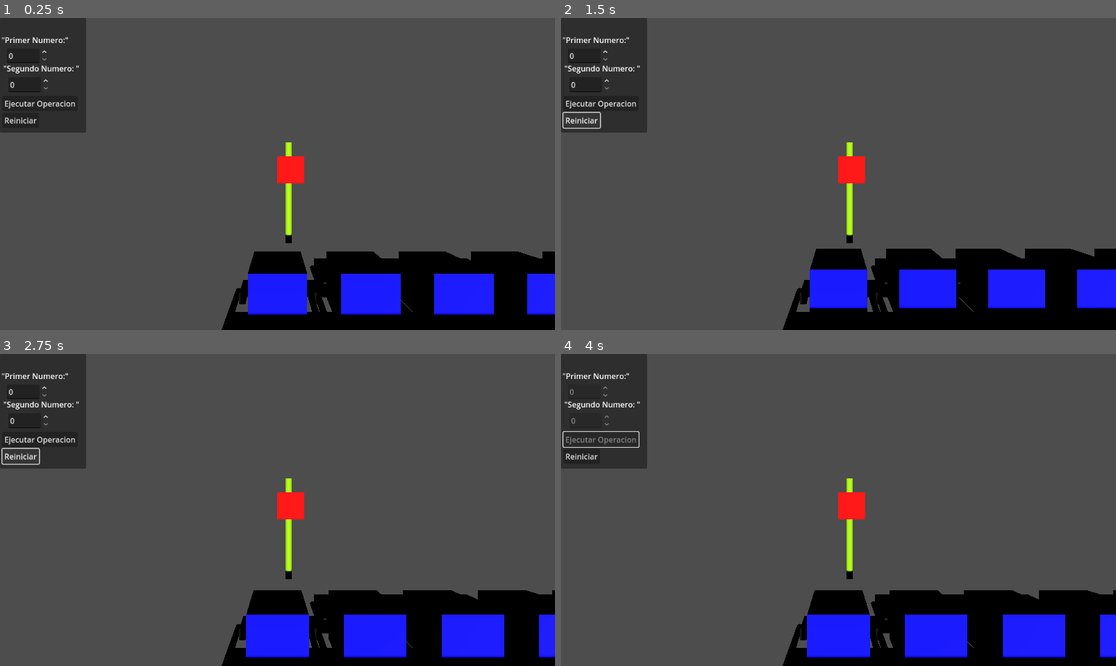
Above: before the commit, frames 1-4 (two rows, left to right).
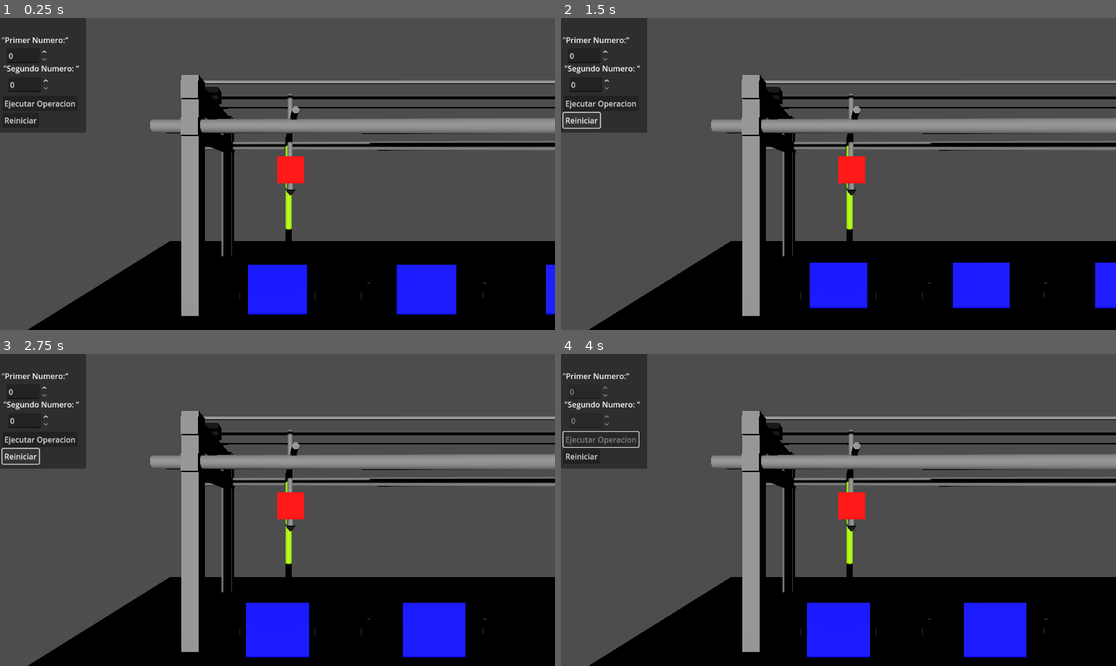
Above: after the commit, the same moments.

Repository: PA1IN/maquina_turing
Game: Godot game, scene res://Escenas/main.tscn
The game is run twice, just before and just after one commit, with the same random seed, the same clock (stepped at 60 frames per second) and the same inputs.
Inputs (mouse positions are in pixels of both pictures, inside the frame that each line leads up to):
- Up to frame 1 (0.25 s): no input
- Up to frame 2 (1.5 s): click "Reiniciar" at 0.5 s; click "Reiniciar" at 1.25 s
- Up to frame 3 (2.75 s): click "Reiniciar" at 2 s
- Up to frame 4 (4 s): click "Ejecutar Operacion" at 2.75 s; tap Enter at 3.5 s; move the mouse to (960, 494) at 3.52 s; click (960, 494) at 3.67 s

The runs differ from the first frame. In frame 1, 23% of the frame differs, in the area x 5-100%, y 18-100%; in frame 2, 22%; in frame 3, 24%; in frame 4, 24%.

Commit message:
Correccion de errores

Diff:
--- a/Escenas/celda.tscn
+++ b/Escenas/celda.tscn
@@ -88,7 +88,7 @@
 transform = Transform3D(1, 0, 0, 0, 1, 0, 0, 0, 1, 0, -0.5, -1.0682657)
 
 [node name="BasePala" type="MeshInstance3D" parent="SistemaPala/PivotePrincipal"]
-transform = Transform3D(1.4, 0, 0, 0, 1, 0, 0, 0, 1, 0, 0, 2.0243306)
+transform = Transform3D(1.4, 0, 0, 0, 1, 0, 0, 0, 1, 0, 0, 1.410481)
 mesh = SubResource("PlaneMesh_xcwkc")
 
 [node name="CuerpoFisico" type="AnimatableBody3D" parent="SistemaPala/PivotePrincipal/BasePala"]
@@ -107,7 +107,7 @@
 mesh = SubResource("CylinderMesh_t17ur")
 
 [node name="RespaldoPala" type="MeshInstance3D" parent="SistemaPala/PivotePrincipal"]
-transform = Transform3D(1.2, 0, 0, 0, -1.3113417e-08, -0.3, 0, 0.3, -1.3113417e-08, 0, 0.05367565, 3.020046)
+transform = Transform3D(1.2, 0, 0, 0, -1.3113417e-08, -0.3, 0, 0.3, -1.3113417e-08, 0, 0.05367565, 2.4061964)
 mesh = SubResource("PlaneMesh_npqup")
 surface_material_override/0 = SubResource("StandardMaterial3D_hi7sx")
 
--- a/Escenas/main.tscn
+++ b/Escenas/main.tscn
@@ -22,6 +22,77 @@
 
 [sub_resource type="StandardMaterial3D" id="StandardMaterial3D_2ia52"]
 albedo_color = Color(0, 0, 0, 1)
+
+[sub_resource type="CylinderMesh" id="CylinderMesh_7xwpo"]
+top_radius = 0.1
+bottom_radius = 0.1
+height = 2.5
+
+[sub_resource type="CylinderMesh" id="CylinderMesh_2ia52"]
+top_radius = 0.1
+bottom_radius = 0.1
+height = 5.0
+
+[sub_resource type="CylinderMesh" id="CylinderMesh_crgrh"]
+top_radius = 0.1
+bottom_radius = 0.1
+height = 1.0
+
+[sub_resource type="CylinderMesh" id="CylinderMesh_s2ilj"]
+top_radius = 0.05
+bottom_radius = 0.2
+height = 0.2
+
+[sub_resource type="StandardMaterial3D" id="StandardMaterial3D_ktoa8"]
+albedo_color = Color(0, 0, 0, 1)
+
+[sub_resource type="CylinderMesh" id="CylinderMesh_1md0r"]
+top_radius = 0.1
+bottom_radius = 0.1
+height = 1.0
+
+[sub_resource type="CylinderMesh" id="CylinderMesh_n3qho"]
+top_radius = 0.05
+bottom_radius = 0.2
+height = 0.2
+
+[sub_resource type="StandardMaterial3D" id="StandardMaterial3D_l8mww"]
+albedo_color = Color(0.33999997, 0.87899995, 1, 1)
+
+[sub_resource type="BoxMesh" id="BoxMesh_2ia52"]
+
+[sub_resource type="StandardMaterial3D" id="StandardMaterial3D_crgrh"]
+albedo_color = Color(0.3724035, 0.3724035, 0.3724035, 1)
+
+[sub_resource type="CylinderMesh" id="CylinderMesh_0kh0y"]
+top_radius = 0.2
+height = 86.0
+
+[sub_resource type="BoxMesh" id="BoxMesh_crgrh"]
+
+[sub_resource type="StandardMaterial3D" id="StandardMaterial3D_7xwpo"]
+albedo_color = Color(0, 0, 0, 1)
+
+[sub_resource type="StandardMaterial3D" id="StandardMaterial3D_s2ilj"]
+albedo_color = Color(0, 0, 0, 1)
+
+[sub_resource type="BoxMesh" id="BoxMesh_s2ilj"]
+
+[sub_resource type="BoxMesh" id="BoxMesh_ktoa8"]
+size = Vector3(0.5, 7, 0.5)
+
+[sub_resource type="BoxMesh" id="BoxMesh_1md0r"]
+
+[sub_resource type="StandardMaterial3D" id="StandardMaterial3D_n3qho"]
+albedo_color = Color(1.7567725e-06, 0.29717636, 0.38092178, 1)
+
+[sub_resource type="BoxMesh" id="BoxMesh_l8mww"]
+
+[sub_resource type="BoxMesh" id="BoxMesh_n3qho"]
+size = Vector3(0.5, 5, 0.5)
+
+[sub_resource type="BoxMesh" id="BoxMesh_b1m0k"]
+size = Vector3(0.5, 5, 0.5)
 
 [node name="Main" type="Node3D"]
 script = ExtResource("1_vt1rs")
@@ -59,6 +130,32 @@
 transform = Transform3D(0.009895825, 0, 0.19998792, 0, 0.4, 0, -0.89994556, 0, 0.0021990722, -0.23869562, 1.4245462, -3.861729)
 mesh = SubResource("BoxMesh_7xwpo")
 surface_material_override/0 = SubResource("StandardMaterial3D_2ia52")
+
+[node name="Soporte1" type="MeshInstance3D" parent="Cabezal"]
+transform = Transform3D(1, 0, 0, 0, 1, 0, 0, 0, 1, 0, 2.957862, -3.016489)
+mesh = SubResource("CylinderMesh_7xwpo")
+
+[node name="Soporte2" type="MeshInstance3D" parent="Cabezal"]
+transform = Transform3D(1, 0, 0, 0, -4.371139e-08, -1, 0, 1, -4.371139e-08, 0, 2.8134737, -2.988109)
+mesh = SubResource("CylinderMesh_2ia52")
+
+[node name="Sensor1" type="MeshInstance3D" parent="Cabezal"]
+transform = Transform3D(1, 0, 0, 0, 1, 0, 0, 0, 1, 0, 0.8604243, -2.6623065)
+mesh = SubResource("CylinderMesh_crgrh")
+
+[node name="Cabeza1" type="MeshInstance3D" parent="Cabezal/Sensor1"]
+transform = Transform3D(1, 0, 0, 0, -0.99999994, 8.742277e-08, 0, -8.742277e-08, -0.99999994, 0, -0.5130074, 0)
+mesh = SubResource("CylinderMesh_s2ilj")
+surface_material_override/0 = SubResource("StandardMaterial3D_ktoa8")
+
+[node name="Sensor2" type="MeshInstance3D" parent="Cabezal"]
+transform = Transform3D(1, 0, 0, 0, 1, 0, 0, 0, 1, 0, 0.8608017, -3.28)
+mesh = SubResource("CylinderMesh_1md0r")
+
+[node name="Cabeza2" type="MeshInstance3D" parent="Cabezal/Sensor2"]
+transform = Transform3D(1, 0, 0, 0, -1, 8.742278e-08, 0, -8.742278e-08, -1, 0, -0.513, 0)
+mesh = SubResource("CylinderMesh_n3qho")
+surface_material_override/0 = SubResource("StandardMaterial3D_l8mww")
 
 [node name="Cinta" type="Node3D" parent="."]
 
@@ -134,3 +231,84 @@
 
 [node name="Celda2" parent="Celda2" instance=ExtResource("1_6lbni")]
 transform = Transform3D(1, 0, 0, 0, 1, 0, 0, 0, 1, 3.0510793, 0, 0.33319807)
+
+[node name="EstructuraMaquina" type="Node3D" parent="."]
+transform = Transform3D(1, 0, 0, 0, 1, 0, 0, 0, 1, 0, -2, 0)
+
+[node name="BasePrincipal" type="MeshInstance3D" parent="EstructuraMaquina"]
+transform = Transform3D(90, 0, 0, 0, 0.5, 0, 0, 0, 10, 38.089886, 1.4438267, 0)
+mesh = SubResource("BoxMesh_2ia52")
+surface_material_override/0 = SubResource("StandardMaterial3D_crgrh")
+
+[node name="RielTrasero" type="MeshInstance3D" parent="EstructuraMaquina"]
+transform = Transform3D(-4.371139e-08, -1, 0, 1, -4.371139e-08, 0, 0, 0, 1, 39.27136, 7.442019, -2.4080489)
+mesh = SubResource("CylinderMesh_0kh0y")
+
+[node name="RielDelantero" type="MeshInstance3D" parent="EstructuraMaquina"]
+transform = Transform3D(-4.371139e-08, -1, 0, 1, -4.371139e-08, 0, 0, 0, 1, 39.27136, 7.442019, 1.8672163)
+mesh = SubResource("CylinderMesh_0kh0y")
+
+[node name="MotorIzquierda" type="MeshInstance3D" parent="EstructuraMaquina"]
+transform = Transform3D(0.5, 0, 0, 0, 0.5, 0, 0, 0, 0.5, -2.5187998, 9.070257, 0)
+mesh = SubResource("BoxMesh_crgrh")
+surface_material_override/0 = SubResource("StandardMaterial3D_7xwpo")
+
+[node name="MotorDerecho" type="MeshInstance3D" parent="EstructuraMaquina"]
+transform = Transform3D(0.5, 0, 0, 0, 0.5, 0, 0, 0, 0.5, 81.53467, 8.998092, 0)
+mesh = SubResource("BoxMesh_crgrh")
+surface_material_override/0 = SubResource("StandardMaterial3D_s2ilj")
+
+[node name="Correa" type="MeshInstance3D" parent="EstructuraMaquina"]
+transform = Transform3D(85, 0, 0, 0, 0.1, 0, 0, 0, 0.05, 39.27136, 9.053007, -0.14018726)
+mesh = SubResource("BoxMesh_s2ilj")
+
+[node name="Correa2" type="MeshInstance3D" parent="EstructuraMaquina"]
+transform = Transform3D(85, 0, 0, 0, 0.1, 0, 0, 0, 0.05, 39.27136, 9.053007, -1.3993902)
+mesh = SubResource("BoxMesh_s2ilj")
+
+[node name="Correa3" type="MeshInstance3D" parent="EstructuraMaquina"]
+transform = Transform3D(85, 0, 0, 0, 0.1, 0, 0, 0, 0.05, 39.27136, 9.053007, 1.2260695)
+mesh = SubResource("BoxMesh_s2ilj")
+
+[node name="Pilar1" type="MeshInstance3D" parent="EstructuraMaquina"]
+transform = Transform3D(1, 0, 0, 0, 1, 0, 0, 0, 1, -2.5377471, 5.382713, -2.3939753)
+mesh = SubResource("BoxMesh_ktoa8")
+
+[node name="Pilar2" type="MeshInstance3D" parent="EstructuraMaquina"]
+transform = Transform3D(1, 0, 0, 0, 1, 0, 0, 0, 1, -2.5377471, 5.382713, 1.8483732)
+mesh = SubResource("BoxMesh_ktoa8")
+
+[node name="Pilar3" type="MeshInstance3D" parent="EstructuraMaquina"]
+transform = Transform3D(1, 0, 0, 0, 1, 0, 0, 0, 1, 81.88885, 5.382713, -2.3939753)
+mesh = SubResource("BoxMesh_ktoa8")
+
+[node name="Pilar4" type="MeshInstance3D" parent="EstructuraMaquina"]
+transform = Transform3D(1, 0, 0, 0, 1, 0, 0, 0, 1, 81.88885, 5.382713, 1.8483732)
+mesh = SubResource("BoxMesh_ktoa8")
+
+[node name="Electronica" type="Node3D" parent="EstructuraMaquina"]
+
+[node name="Arduino" type="MeshInstance3D" parent="EstructuraMaquina/Electronica"]
+transform = Transform3D(1, 0, 0, 0, 0.1, 0, 0, 0, 1.5, -4.769672, 1.7440357, 4.2189236)
+mesh = SubResource("BoxMesh_1md0r")
+surface_material_override/0 = SubResource("StandardMaterial3D_n3qho")
+
+[node name="Protoboard" type="MeshInstance3D" parent="EstructuraMaquina/Electronica"]
+transform = Transform3D(2, 0, 0, 0, 0.2, 0, 0, 0, 1, -2.8124862, 1.7765882, 4.397275)
+mesh = SubResource("BoxMesh_l8mww")
+
+[node name="Pilar5" type="MeshInstance3D" parent="EstructuraMaquina"]
+transform = Transform3D(1, 0, 0, 0, -4.371139e-08, -1, 0, 1, -4.371139e-08, 81.8085, 7.3572974, -0.1884327)
+mesh = SubResource("BoxMesh_n3qho")
+
+[node name="Pilar7" type="MeshInstance3D" parent="EstructuraMaquina"]
+transform = Transform3D(1, 0, 0, 0, -4.371139e-08, -1, 0, 1, -4.371139e-08, 81.8875, 8.5554905, -0.2847278)
+mesh = SubResource("BoxMesh_n3qho")
+
+[node name="Pilar6" type="MeshInstance3D" parent="EstructuraMaquina"]
+transform = Transform3D(1, 0, 0, 0, -4.371139e-08, -1, 0, 1, -4.371139e-08, -2.5108404, 7.3572974, -0.27486002)
+mesh = SubResource("BoxMesh_b1m0k")
+
+[node name="Pilar8" type="MeshInstance3D" parent="EstructuraMaquina"]
+transform = Transform3D(1, 0, 0, 0, -4.371139e-08, -1, 0, 1, -4.371139e-08, -2.5108404, 8.420202, -0.27486002)
+mesh = SubResource("BoxMesh_b1m0k")
--- a/Scripts/celda.gd
+++ b/Scripts/celda.gd
@@ -6,7 +6,7 @@
 @onready var tapa = $Tapa
 
 var altura_cinta = 1
-var altura_pala = 0.5
+var altura_pala = 0.8
 
 
 func set_valor(nuevo_valor: int):
--- a/Scripts/main.gd
+++ b/Scripts/main.gd
@@ -13,7 +13,7 @@
 @onready var btn_reset = $CanvasLayer/Control/Panel/BotonReset
 
 # --- VARIABLES DE CONFIGURACIÓN ---
-var separacion_celdas = 2.5  # Distancia física entre bloques
+var separacion_celdas = 4.0  # Distancia física entre bloques
 var posicion_home_x = 0.5   # Donde descansa la máquina (fuera de la cinta)
 
 # --- VARIABLES DE ESTADO DE LA MÁQUINA ---
@@ -230,7 +230,7 @@
 # Altura a la que descansa el cubo sobre la cinta (Ajusta según tu escena Celda)
 var ALTURA_CINTA = 1
 # Altura a la que está la pala esperando abajo (Ajusta según tu SistemaPala)
-var ALTURA_PALA = 0.5
+var ALTURA_PALA = 0.4
 
 # --- SUB-RUTINA 1: EL PALO EMPUJA Y EL CUBO CAE ---
 func maniobra_empujar_palo(celda_visual):
@@ -245,7 +245,7 @@
 	# 2. GOLPE + DESLIZAMIENTO (Sale de la cinta)
 	var t2 = create_tween().set_parallel(true)
 	t2.set_trans(Tween.TRANS_BACK).set_ease(Tween.EASE_OUT)
-	t2.tween_property(eje_servo, "rotation_degrees:x", -45.0, 0.4)
+	t2.tween_property(eje_servo, "rotation_degrees:x", -25.0, 0.4)
 	# El cubo se mueve hacia afuera (Z=2.0) MIENTRAS mantiene la altura de la cinta
 	t2.tween_property(tapa_fisica, "position:z", 2.0, 0.4)
 	await t2.finished
Not shown: 1 places in Escenas/main.tscn that only renumber resources
